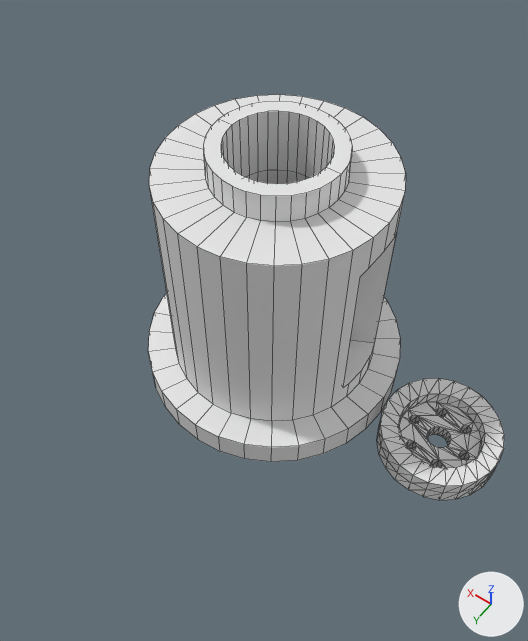
Renders of the Blender file nutrient-dispenser/nutrient-dispenser.blend from each side of a commit.
Before and after are seen from a 50 mm lens placed at (-86.2, 127.0, 214.0), pointed at (-6.8, 15.8, 39.3). The lights are fixed; the arrows at lower right show +X, +Y and +Z. Mesh edges are drawn as thin lines.

In view in the first picture: 'hub', 'roll'.
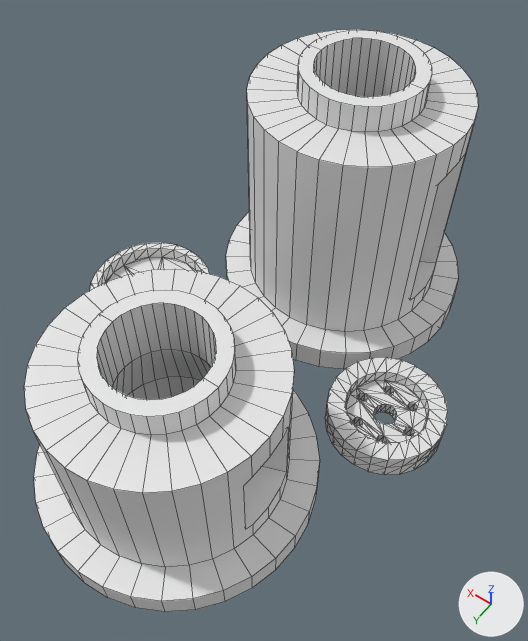
Location of each change, [x1, y1, x2, y2] in pixels of the pictures (528 x 641 px):
'roll', moved: before [148, 95, 406, 462]; after [226, 29, 478, 369]
'roll-small', added: after [24, 269, 320, 612]
'hub', moved: before [377, 378, 504, 500]; after [325, 357, 448, 475]
'end-hub', added: after [90, 243, 210, 290]

The change, as a list of edits to the scene's bpy script:
```text
Add me_wheels_dispenser_001:
    me_wheels_dispenser_001.from_pydata(...)  # 250 vertices, 524 faces; spans x -22.5..22.5, y -22.5..22.5, z 0.0..10.0
Add me_cylinder_002:
    me_cylinder_002.from_pydata(...)  # 334 vertices, 267 faces; spans x -0.63..0.64, y -0.64..0.63, z 0.0..1.8
Change ob_roll:
    ob_roll.location: (-5.7, 0.0, 0.0) -> (-5.7, -44.1, 0.0)
Change ob_hub:
    ob_hub.location: (-66.0, 0.9, 0.0) -> (-47.6, 3.5, 0.0)
Add ob_end_hub:
    ob_end_hub = bpy.data.objects.new('end-hub', me_wheels_dispenser_001)
    ob_end_hub.location = (49.3, 8.4, 0.0)
Add ob_roll_small:
    ob_roll_small = bpy.data.objects.new('roll-small', me_cylinder_002)
    ob_roll_small.location = (-2.6, 55.8, 0.0)
    ob_roll_small.scale = (69.0, 69.0, 36.8)
```
